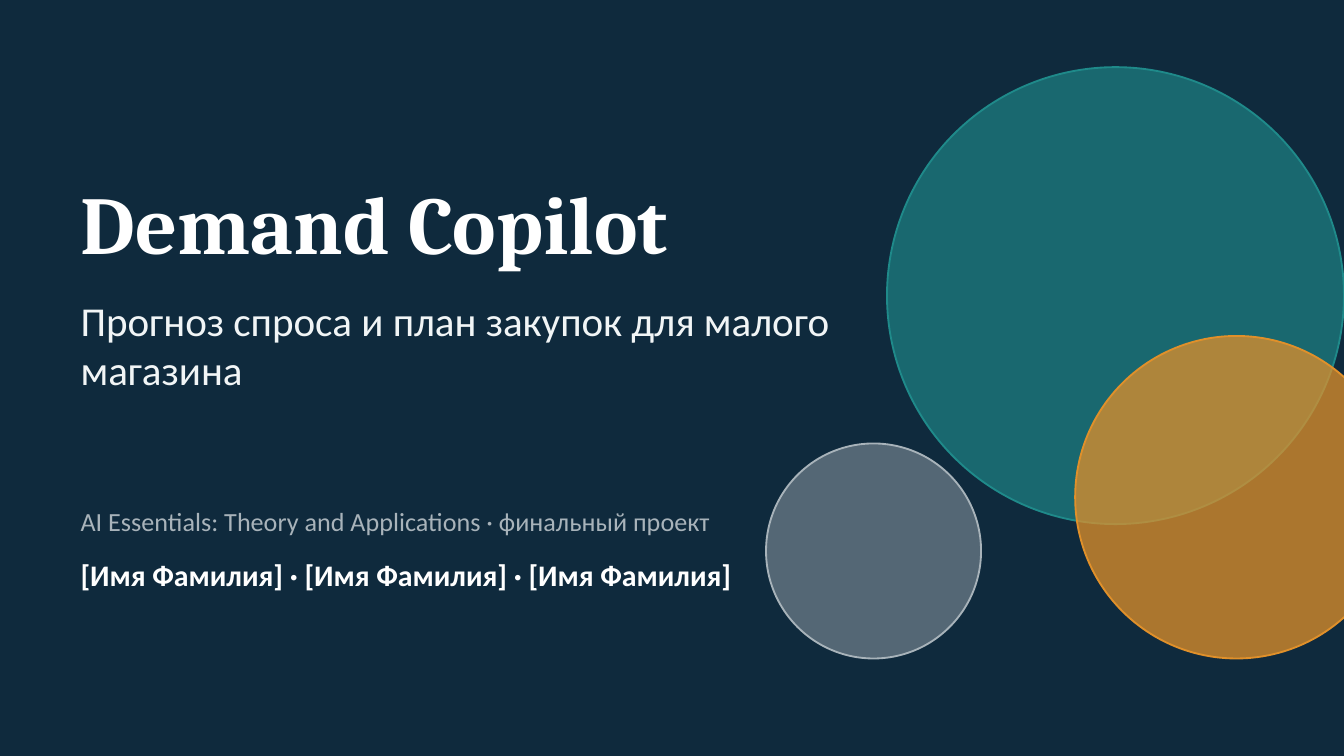
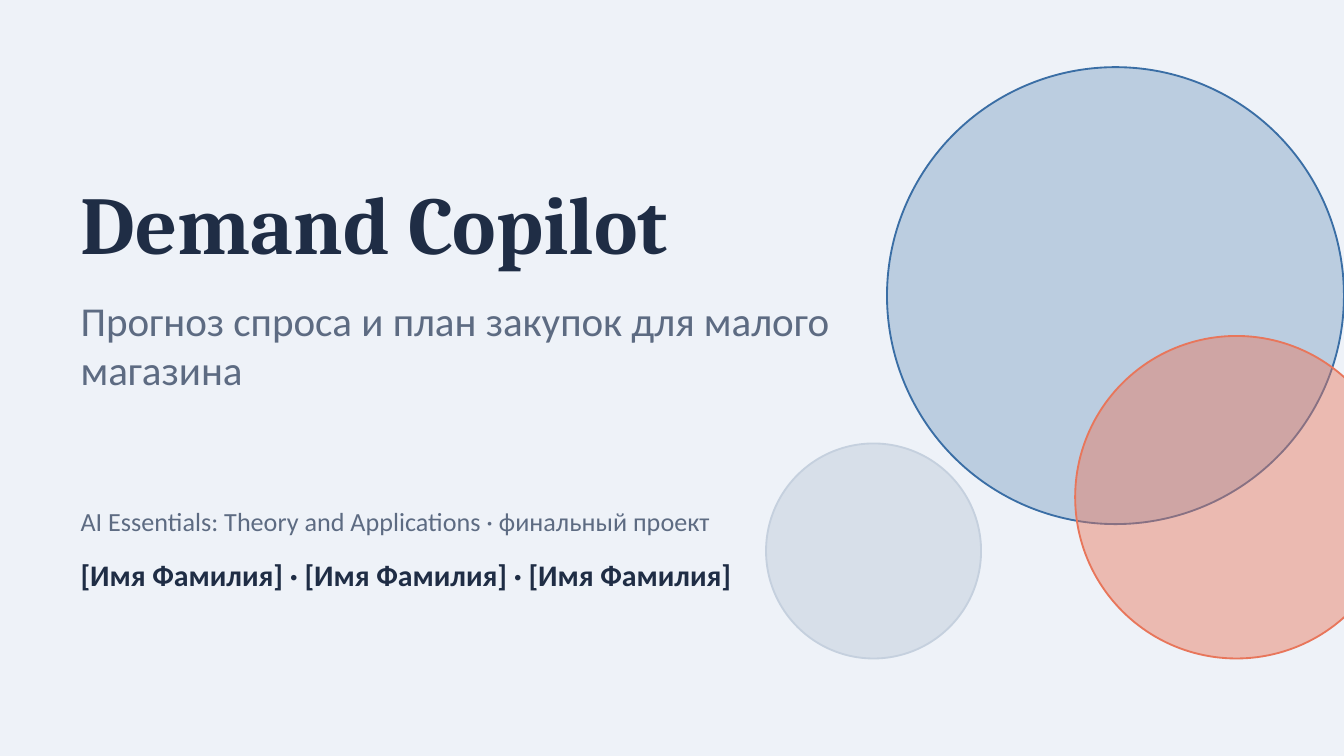
Before and after one commit to Alishershayakhmetov/demand-analyzer, a slide deck: slide 1 of docs/Demand_Copilot_slides.pptx. Drawn at 1344x756 pixels with LibreOffice and Linux fonts; fonts in the diff are those of the drawing. Boxes give left, top, right and bottom in pixels: in the first picture for what was removed or moved away, otherwise in the second. Text is boxed around its words. In the diff, an @@ line names an element or a change of style, - is before the commit and + after.

Commit message:
App: light theme, fixed right panel, no Deploy button or menu; light slide palette and new screenshots in report and deck

```diff
--- a/docs/Demand_Copilot_slides.pptx
+++ b/docs/Demand_Copilot_slides.pptx
@@ background #0F2A3D to #EEF2F8 @@
@@ ellipse at (887,67,1344,524): fill #1F8A8A at 65% opacity to #3A6EA5 at 28% opacity; outline #1F8A8A 1 pt to #3A6EA5 1 pt @@
@@ text "Demand Copilot" at (81,197,668,272): text colour #FFFFFF to #1F2D45 @@
@@ text "Прогноз спроса и план закупок ..." at (81,309,829,385): text colour #F1F5F6 to #5D6B82 @@
@@ ellipse at (1075,336,1344,659): fill #E0902A at 75% opacity to #E8765B at 45% opacity; outline #E0902A 1 pt to #E8765B 1 pt @@
@@ ellipse at (766,444,981,659): fill #A8B3BA at 45% opacity to #C5D0DE at 55% opacity; outline #A8B3BA 1 pt to #C5D0DE 1 pt @@
@@ text "AI Essentials: Theory and Applications ..." at (81,513,709,536): text colour #A8B3BA to #5D6B82 @@
@@ text "[Имя Фамилия] · [Имя Фамилия] ..." at (81,564,731,591): text colour #FFFFFF to #1F2D45 @@
```
Also in this commit, not shown: 12 other slides changed, 12 other files.
